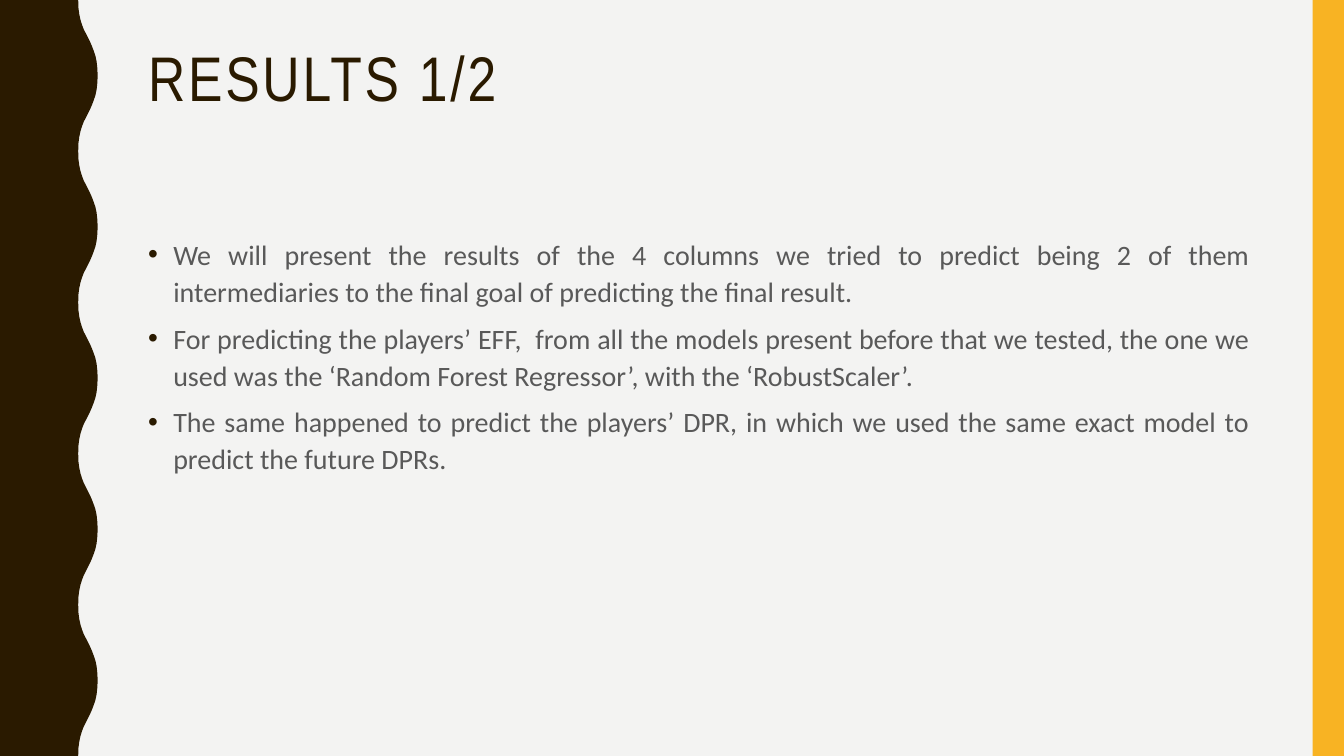
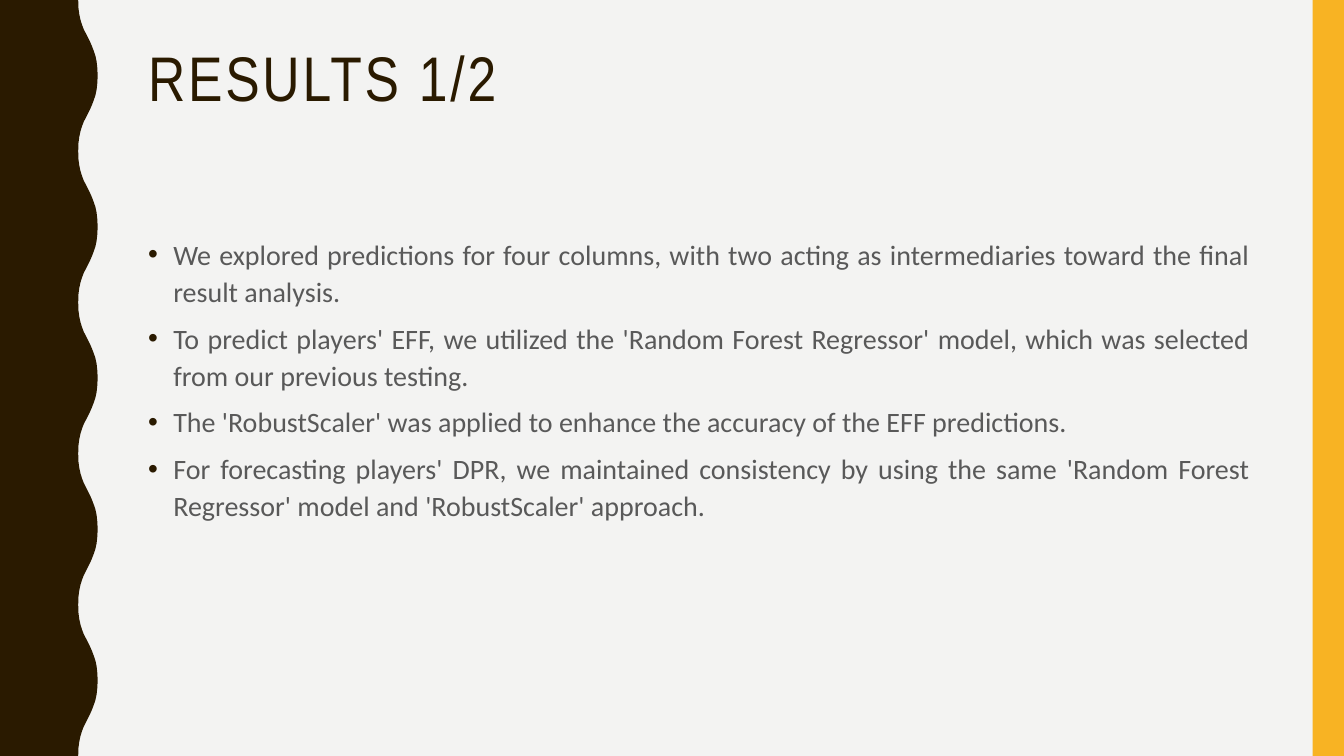
Before and after one commit to afs202005277/AC, a slide deck: slide 11 of ppt projeto.pptx. Drawn at 1344x756 pixels with LibreOffice and Linux fonts; fonts in the diff are those of the drawing. Boxes give left, top, right and bottom in pixels: in the first picture for what was removed or moved away, otherwise in the second. Text is boxed around its words. In the diff, an @@ line names an element or a change of style, - is before the commit and + after.

```diff
--- a/ppt projeto.pptx
+++ b/ppt projeto.pptx
@@ text at [173,245,1249,521]: text changed @@
-• We will present the results of the 4 columns we tried to predict being 2 of them intermediaries to the final goal of predicting the final result.
-• For predicting the players’ EFF, from all the models present before that we tested, the one we used was the ‘Random Forest Regressor’, with the ‘RobustScaler’.
-• The same happened to predict the players’ DPR, in which we used the same exact model to predict the future DPRs.
+• We explored predictions for four columns, with two acting as intermediaries toward the final result analysis.
+• To predict players' EFF, we utilized the 'Random Forest Regressor' model, which was selected from our previous testing.
+• The 'RobustScaler' was applied to enhance the accuracy of the EFF predictions.
+• For forecasting players' DPR, we maintained consistency by using the same 'Random Forest Regressor' model and 'RobustScaler' approach.
```
Also in this commit, not shown: 17 other slides changed, 1 slide added, 1 slide removed.
